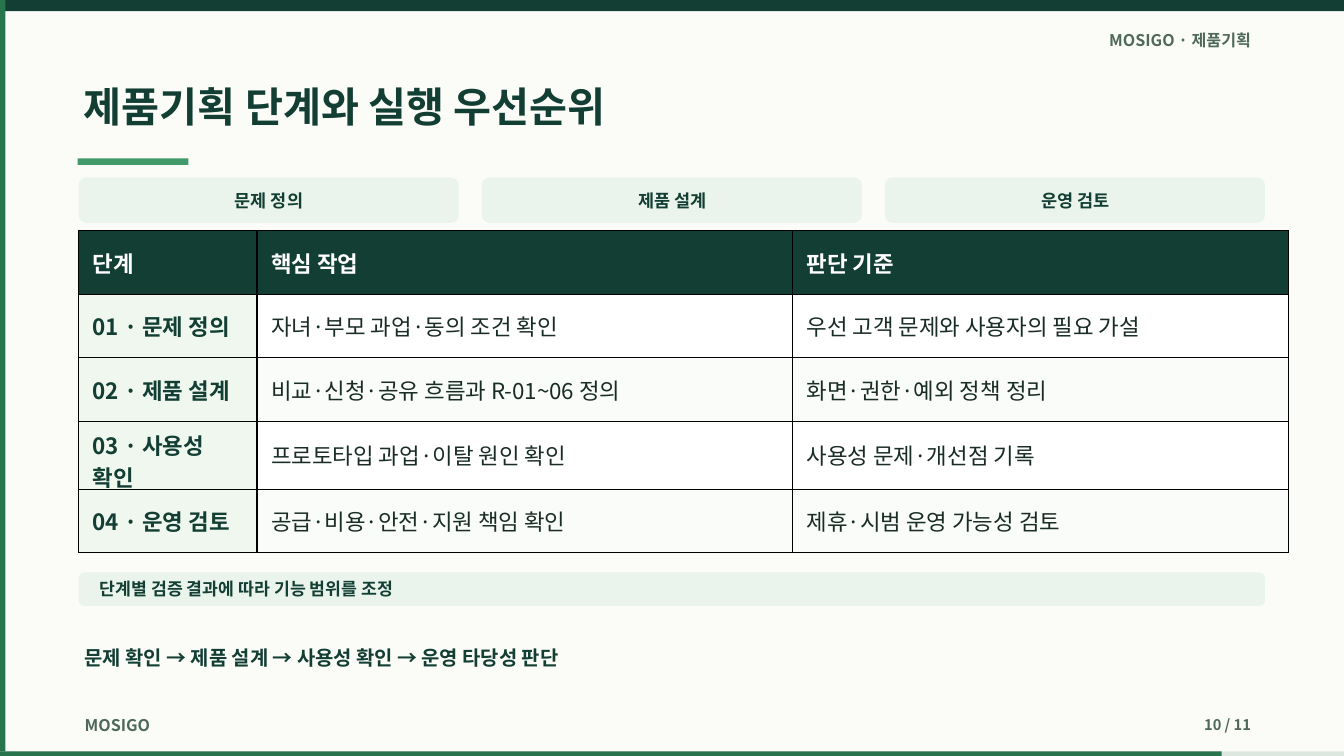
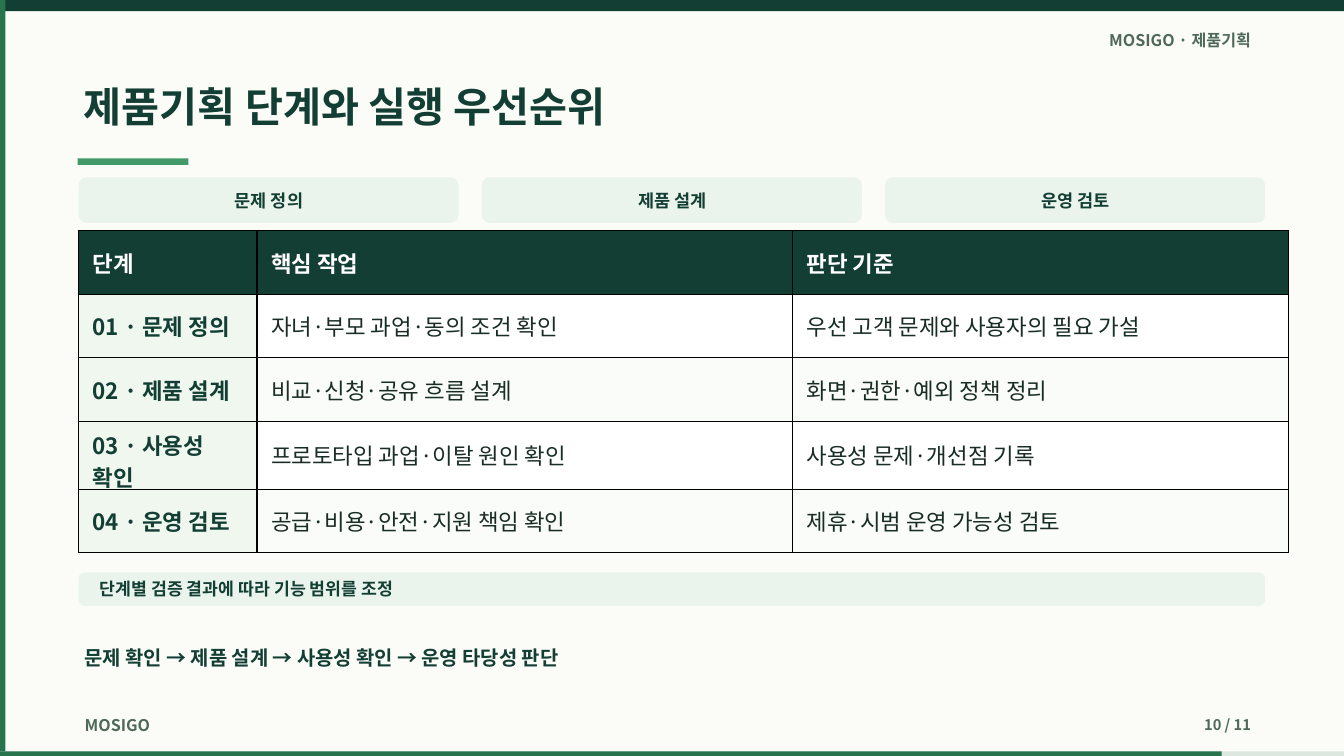
Before and after one commit to dohyunkimmm/mosigo-case-study, a slide deck: slide 10 of downloads/mosigo_report.pptx. Drawn at 1344x756 pixels with LibreOffice and Linux fonts; fonts in the diff are those of the drawing. Boxes give left, top, right and bottom in pixels: in the first picture for what was removed or moved away, otherwise in the second. Text is boxed around its words. In the diff, an @@ line names an element or a change of style, - is before the commit and + after.

```diff
--- a/downloads/mosigo_report.pptx
+++ b/downloads/mosigo_report.pptx
@@ table at <box>79,231,1289,548</box> @@
-row 3, column 2: 비교·신청·공유 흐름과 R-01~06 정의
+row 3, column 2: 비교·신청·공유 흐름 설계
```
Also in this commit, not shown: 1 other slide changed, 31 other files.
